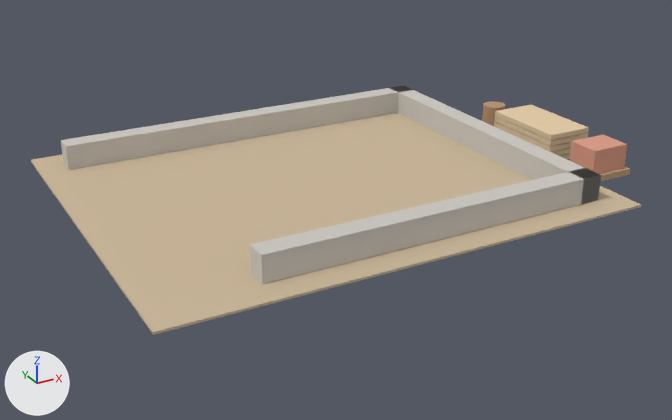
The glTF model art/models/buildings/garage_site_2.glb as it was, and as the next commit left it.
Camera for both pictures: a camera (50 mm lens) standing at (-0.52, -4.65, 1.63) and looking at (1.41, -1.15, -0.12). The lights are fixed; the arrows at lower left show +X, +Y and +Z. The older version comes first. Where no turn or scale is listed for an object, it has been applied to the vertices. Vertices at exactly the same position are counted once.

Names of what the first picture shows: 'body'.
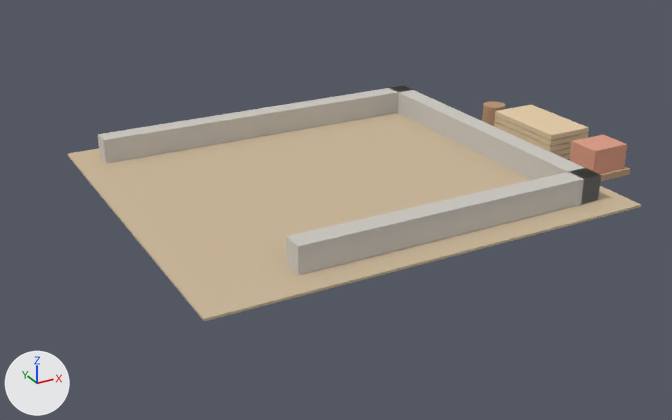
The newer file is also turned or shifted as a whole; pictures and numbers use the older file's frame.

Where the change shows, as pixel boxes [x1, y1, x2, y2] in the pictures (672 x 420 px; the box of a moved part takes in the faces that stretch with it):
'body', reshaped
    before: [31, 86, 641, 335]
    after: [67, 86, 641, 321]
part 1 of me_mesh_0, moved or reshaped
    before: [31, 134, 305, 335]
    after: [67, 134, 305, 321]
part 2 of me_mesh_0, moved or reshaped
    before: [250, 169, 600, 284]
    after: [286, 168, 601, 275]

The change, as a diff of the scene's bpy script:
```diff
--- a/art/models/buildings/garage_site_2.glb.py
+++ b/art/models/buildings/garage_site_2.glb.py
@@ me_mesh_0 @@
 # used by ob_body; location = (0.0, 0.0, 0.0)
 # before: 8 (0.37, -0.38, 0.13) at pixel (65, 146), 11 (0.37, -0.28, 0.13) at pixel (60, 140), 12 (0.37, -0.38, 0.0), 15 (0.37, -0.28, 0.0), 116 (0.24, -2.01, 0.01) at pixel (153, 332)
 # before: 119 (0.24, -0.15, 0.01) at pixel (30, 159), 120 (0.24, -2.01, 0.0) at pixel (153, 334), 123 (0.24, -0.15, 0.0) at pixel (30, 161)
 # before: 24 (0.7, -1.88, 0.13) at pixel (261, 255), 26 (0.7, -1.78, 0.13) at pixel (249, 244), 27 (0.7, -1.88, 0.0), 29 (0.7, -1.78, 0.0)
-me_mesh_0.from_pydata(...)  # 124 vertices, 204 faces; spans x 0.24..2.7, y -2.01..-0.15, z 0.0..0.15
+me_mesh_0.from_pydata(...)  # 124 vertices, 204 faces; spans x 0.42..2.7, y -2.01..-0.15, z 0.0..0.15
+# me_mesh_0 part 1
+for i in [8, 11, 12, 15, 116, 119, 120, 123]: me_mesh_0.vertices[i].co += Vector((0.18, 0.0, 0.0))
+# me_mesh_0 part 2
+for i in [24, 26, 27, 29]: me_mesh_0.vertices[i].co += Vector((0.15, 0.0, 0.0))
 me_mesh_0.materials.append(mat_paint)
```
